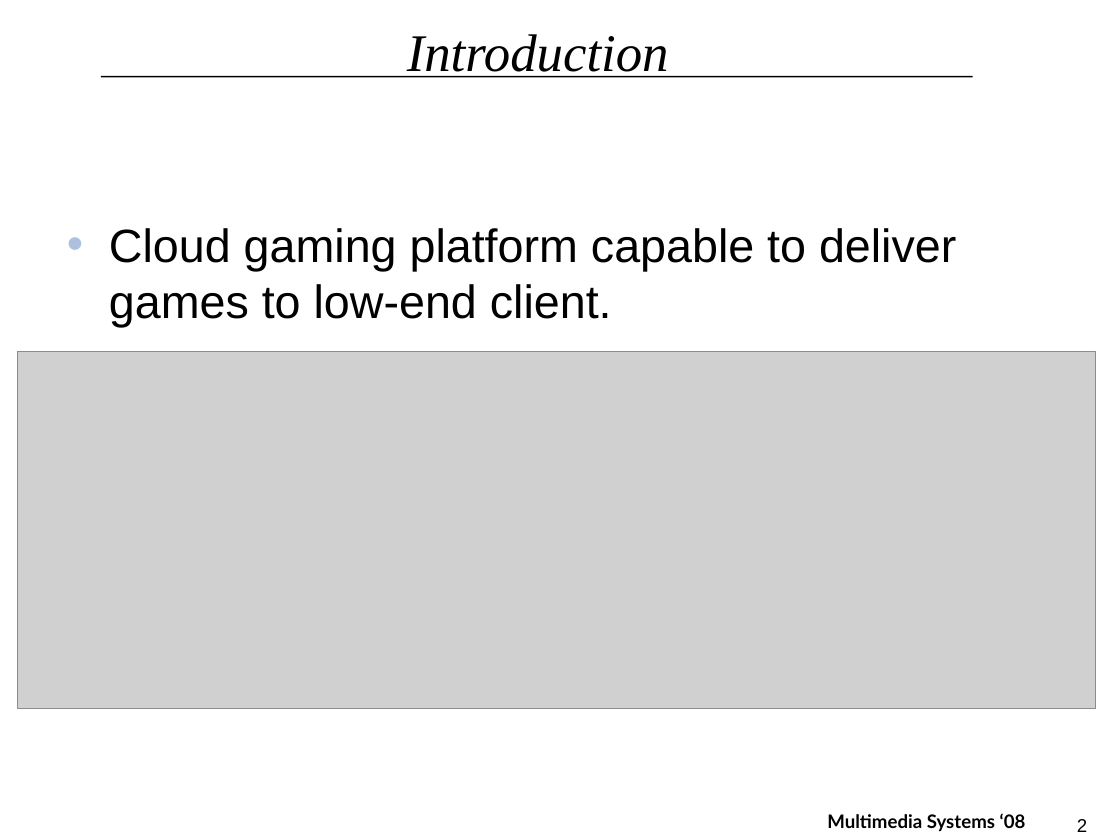
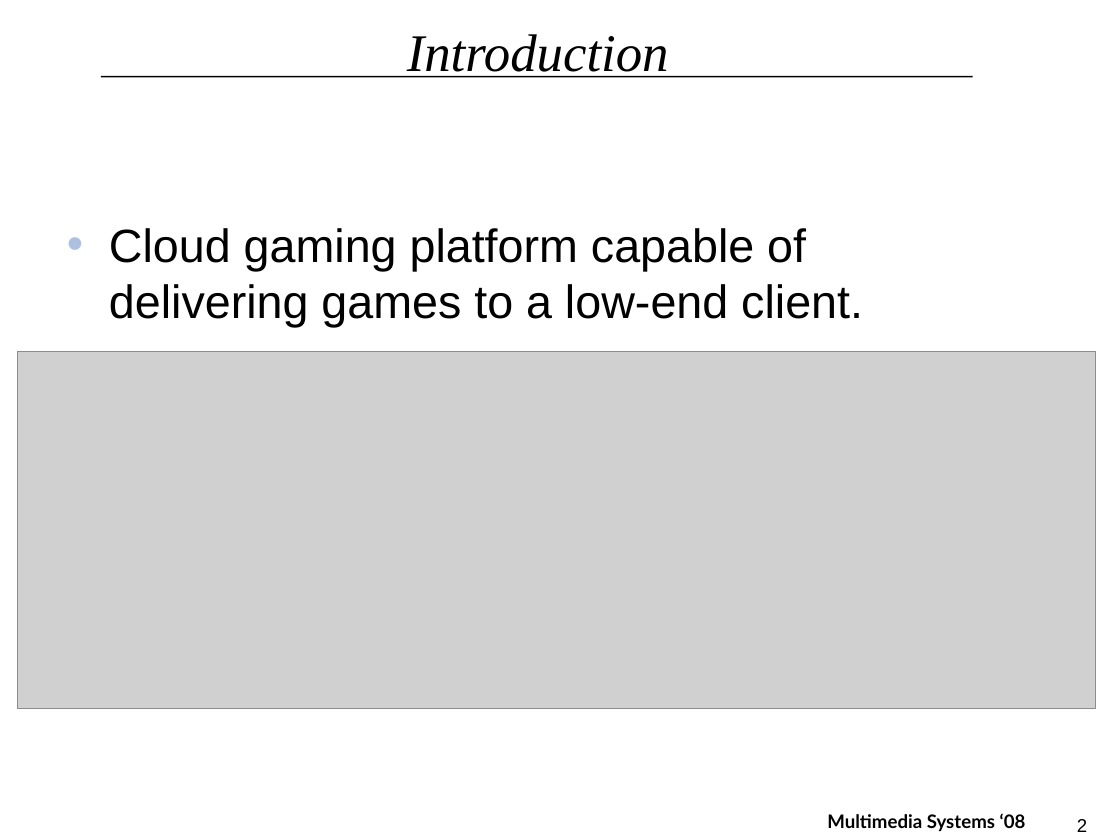
Before and after one commit to tv/C-WG3-1, a slide deck: slide 2 of docs/MMS_Final_Presentation.pptx. Drawn at 1120x840 pixels with LibreOffice and Linux fonts; fonts in the diff are those of the drawing; grey boxes stand for pictures; background and template pictures are left out. Boxes give left, top, right and bottom in pixels: in the first picture for what was removed or moved away, otherwise in the second. Text is boxed around its words. In the diff, an @@ line names an element or a change of style, - is before the commit and + after.

Commit message:
presentation version 1.1

```diff
--- a/docs/MMS_Final_Presentation.pptx
+++ b/docs/MMS_Final_Presentation.pptx
@@ text at [109,228,863,327]: text changed @@
-• Cloud gaming platform capable to deliver games to low-end client.
+• Cloud gaming platform capable of delivering games to a low-end client.
```
